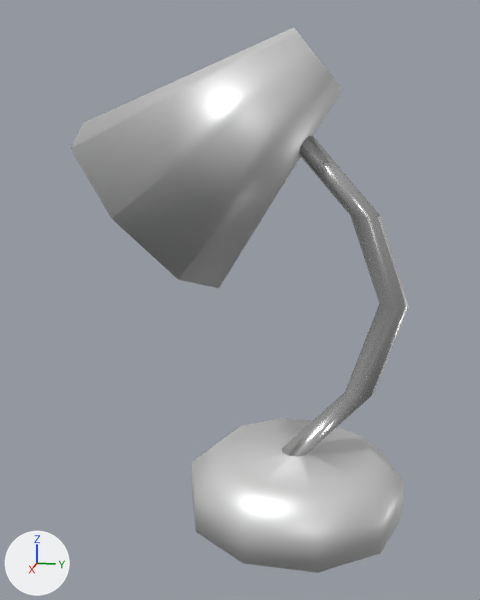
An edit to the Blender file resources/blend_files/lighting/desk_lamp.blend, drawn before and after from the same camera.
Both versions are drawn from a 50 mm camera at (0.904, 0.098, 0.501) aimed at (0.006, -0.082, 0.277). Every picture has the same lights, and +X, +Y and +Z are marked at lower left.

Script lines for the objects in view, before the commit:
```python
me_cylinder = bpy.data.meshes.new('Cylinder')
me_cylinder.from_pydata(...)  # 104 vertices, 89 faces; spans x -0.151..0.151, y -0.307..0.159, z -0.043..0.637
me_cylinder.polygons.foreach_set('use_smooth', [True] * 89)
# faces by material slot: [52, 37]
me_cylinder.materials.append(mat_white_porcelain)  # white #e7e7e7
me_cylinder.materials.append(mat_metal_neck)  # grey #bebebe
ob_desk_lamp = bpy.data.objects.new('Desk Lamp', me_cylinder)
ob_desk_lamp.location = (0.0, 0.0, 0.0)
```
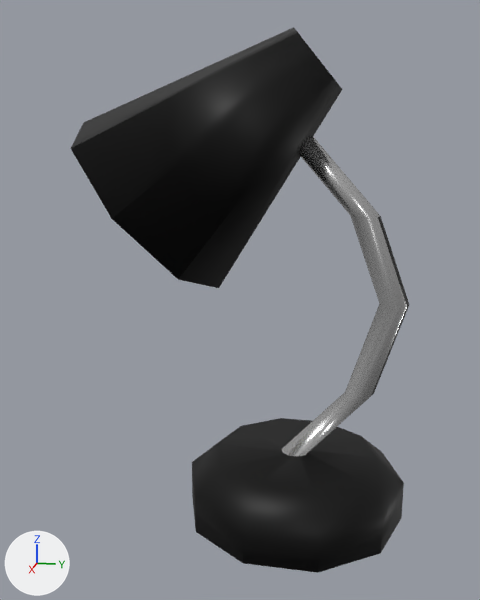
What changed in the scene script:
```text
Add mat_black_plastic:
    mat_black_plastic = principled_material('Black Plastic')
    mat_black_plastic.base_color = (0.0095, 0.0095, 0.0095)  # black #191919
    mat_black_plastic.metallic = 0.6
Change me_cylinder:
    where me_cylinder.from_pydata(...)  # 104 vertices, 89 faces; spans x -0.151..0.151, y -0.307..0.159, z -0.043..0.637
    used by ob_desk_lamp; location = (0.0, 0.0, 0.0)
    me_cylinder part 1: all 52 faces that had it switch from mat_white_porcelain (white #e7e7e7) to mat_black_plastic (black #191919)
```

Changed parts and their boxes (x1, y1, x2, y2) in the pictures (480 x 600 px):
part 1 of me_cylinder, recoloured (white to black)
    both: (71, 27, 409, 573)
